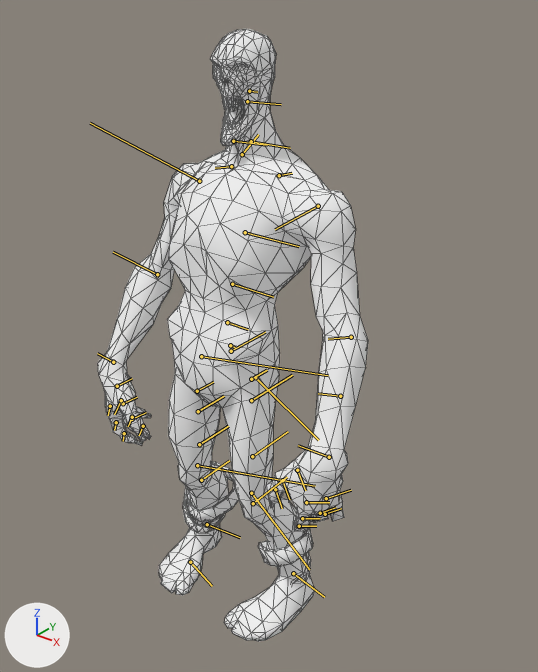
One commit to the glTF model assets/heroes/undying/models/hero.glb: the scene before it, then after it.
The view is the same before and after, from a 50 mm camera at (3.75, -3.97, 5.4) aimed at (-0.15, 0.91, 2.37). Lighting does not change. The marker at lower left points along +X, +Y and +Z. The first picture is the older version. The bones that change, and the others that lie on the model, are drawn over the model as lines. Mesh edges are drawn as thin lines.

The first picture shows 'undying.001'.
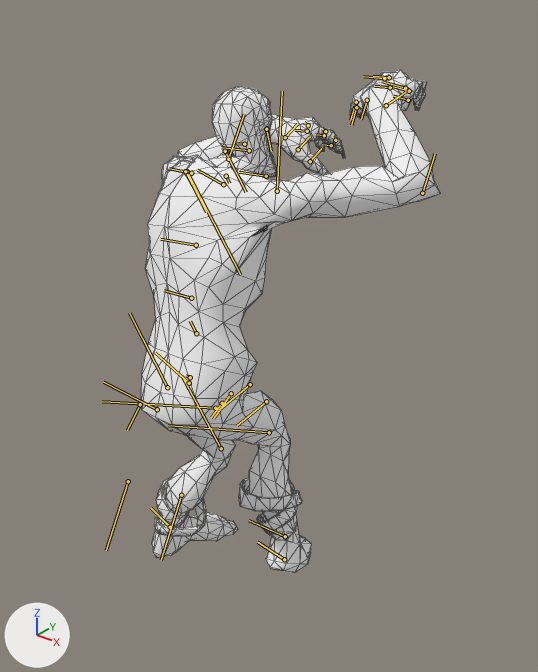
The newer file adds an action. The first version stands in its rest pose; the second is drawn at frame 24 of the action 'undying_taunt_walk_dead_fall20'.

Changed parts and their boxes [x1, y1, x2, y2] in the pictures (538 x 672 px):
'undying.001', posed (11% wider, 18% shorter)
    before: [98, 29, 368, 642]
    after: [141, 70, 441, 573]
bone 'root', root to tip
    before: (227, 322) to (248, 329)
    after: (196, 333) to (190, 321)
bone 'spine1', root to tip
    before: (232, 284) to (273, 297)
    after: (191, 298) to (164, 290)
bone 'clavicle_R', root to tip
    before: (231, 166) to (215, 168)
    after: (226, 176) to (229, 183)
bone 'bicep_R', root to tip
    before: (199, 181) to (90, 123)
    after: (277, 191) to (282, 91)
bone 'elbow_R', root to tip
    before: (157, 274) to (113, 252)
    after: (422, 193) to (435, 153)
bone 'wrist_R', root to tip
    before: (113, 362) to (97, 353)
    after: (386, 105) to (410, 89)
bone 'Thumb_0_R', root to tip
    before: (117, 386) to (132, 378)
    after: (367, 100) to (361, 119)
bone 'Thumb_1_R', root to tip
    before: (123, 403) to (137, 397)
    after: (356, 102) to (350, 120)
bone 'Mid_0_R', root to tip
    before: (121, 400) to (114, 414)
    after: (405, 88) to (382, 81)
bone 'Mid_1_R', root to tip
    before: (132, 417) to (128, 426)
    after: (409, 91) to (393, 86)
bone 'Index_0_R', root to tip
    before: (110, 406) to (108, 415)
    after: (384, 78) to (363, 76)
bone 'Index_1_R', root to tip
    before: (116, 422) to (114, 430)
    after: (389, 77) to (373, 76)
bone 'Index_2_R', root to tip
    before: (124, 433) to (123, 441)
    after: (390, 87) to (374, 86)
bone 'clavicle_L', root to tip
    before: (279, 175) to (292, 173)
    after: (191, 173) to (169, 168)
bone 'bicep_L', root to tip
    before: (318, 206) to (275, 229)
    after: (187, 171) to (240, 274)
bone 'elbow_L', root to tip
    before: (351, 337) to (328, 339)
    after: (185, 171) to (206, 212)
bone 'wrist_L', root to tip
    before: (329, 457) to (298, 445)
    after: (266, 129) to (271, 151)
bone 'Index_0_L', root to tip
    before: (306, 502) to (329, 502)
    after: (308, 125) to (304, 122)
bone 'Mid_0_L', root to tip
    before: (326, 498) to (351, 490)
    after: (307, 131) to (295, 130)
bone 'Thumb_0_L', root to tip
    before: (297, 470) to (305, 490)
    after: (285, 137) to (297, 124)
bone 'neck1', root to tip
    before: (251, 141) to (290, 148)
    after: (223, 184) to (197, 170)
bone 'head', root to tip
    before: (249, 91) to (257, 92)
    after: (244, 144) to (237, 143)
bone 'jaw_01', root to tip
    before: (247, 101) to (281, 104)
    after: (249, 150) to (221, 147)
bone 'hip1_0', root to tip
    before: (230, 345) to (235, 347)
    after: (190, 377) to (186, 375)
bone 'thigh_R', root to tip
    before: (201, 356) to (328, 375)
    after: (215, 408) to (102, 401)
bone 'knee_R', root to tip
    before: (197, 465) to (315, 486)
    after: (269, 432) to (168, 425)
bone 'ankle_R', root to tip
    before: (207, 524) to (240, 537)
    after: (285, 536) to (249, 520)
bone 'toeBase_R', root to tip
    before: (190, 562) to (212, 586)
    after: (284, 559) to (257, 542)
bone 'thigh_L', root to tip
    before: (255, 377) to (318, 440)
    after: (167, 387) to (129, 313)
bone 'knee_L', root to tip
    before: (251, 493) to (309, 569)
    after: (221, 448) to (182, 376)
bone 'ankle_L', root to tip
    before: (293, 573) to (324, 597)
    after: (170, 527) to (150, 507)
bone 'back_cloth_R0C0', root to tip
    before: (231, 351) to (265, 332)
    after: (189, 383) to (155, 352)
bone 'back_cloth_R1C0', root to tip
    before: (251, 379) to (267, 370)
    after: (140, 404) to (127, 430)
bone 'back_cloth_R2C0', root to tip
    before: (251, 400) to (292, 375)
    after: (157, 409) to (103, 382)
bone 'back_cloth_R3C0', root to tip
    before: (252, 456) to (288, 431)
    after: (128, 481) to (106, 550)
bone 'fr_cloth_R0C0', root to tip
    before: (197, 391) to (213, 382)
    after: (222, 403) to (211, 417)

The change in detail:
Bone 'root' (bone_root) moves from (0.0, 0.0, 0.0) to (0.274, -0.089, -0.025).
Bone 'root' (bone_root) turns from (0, 0, 0) to (4, 17, 149) degrees about its own x, y and z.
Bone 'spine1' (bone_spine1) moves from (0.0, 0.0, 0.0) to (-0.079, 0.158, 0.029).
Bone 'spine1' (bone_spine1) turns from (0, 0, 0) to (23, 16, 18) degrees about its own x, y and z.
Bone 'clavicle_R' (bone_clavicle_r) moves from (0.0, 0.0, 0.0) to (0.018, -0.032, -0.06).
Bone 'clavicle_R' (bone_clavicle_r) turns from (0, 0, 0) to (20, -18, -49) degrees about its own x, y and z.
Bone 'bicep_R' (bone_bicep_r) turns from (0, 0, 0) to (-83, -24, -53) degrees about its own x, y and z.
Bone 'elbow_R' (bone_elbow_r) moves from (0.0, 0.0, 0.0) to (-0.086, 0.0, -0.044).
Bone 'elbow_R' (bone_elbow_r) turns from (0, 0, 0) to (0, 77, 0) degrees about its own x, y and z.
Bone 'wrist_R' (bone_wrist_r) turns from (0, 0, 0) to (3, -11, -25) degrees about its own x, y and z.
Bone 'Thumb_0_R' (bone_thumb_0_r) turns from (0, 0, 0) to (0, -14, -19) degrees about its own x, y and z.
Bone 'Thumb_1_R' (bone_thumb_1_r) turns from (0, 0, 0) to (0, 15, 0) degrees about its own x, y and z.
Bone 'Mid_0_R' (bone_mid_0_r) turns from (0, 0, 0) to (7, 10, -11) degrees about its own x, y and z.
Bone 'Mid_1_R' (bone_mid_1_r) turns from (0, 0, 0) to (0, 10, 0) degrees about its own x, y and z.
Bone 'Index_0_R' (bone_index_0_r) turns from (0, 0, 0) to (-2, 9, -8) degrees about its own x, y and z.
Bone 'Index_1_R' (bone_index_1_r) turns from (0, 0, 0) to (0, 23, 0) degrees about its own x, y and z.
Bone 'Index_2_R' (bone_index_2_r) turns from (0, 0, 0) to (0, -16, 0) degrees about its own x, y and z.
Bone 'clavicle_L' (bone_clavicle_l) moves from (0.0, 0.0, 0.0) to (-0.036, 0.038, 0.064).
Bone 'clavicle_L' (bone_clavicle_l) turns from (0, 0, 0) to (3, -32, -34) degrees about its own x, y and z.
Bone 'bicep_L' (bone_bicep_l) turns from (0, 0, 0) to (-62, -19, -34) degrees about its own x, y and z.
Bone 'elbow_L' (bone_elbow_l) turns from (0, 0, 0) to (0, 75, 0) degrees about its own x, y and z.
Bone 'wrist_L' (bone_wrist_l) turns from (0, 0, 0) to (5, 3, 0) degrees about its own x, y and z.
Bone 'Index_0_L' (bone_index_0_l) turns from (0, 0, 0) to (0, 8, 1) degrees about its own x, y and z.
Bone 'Mid_0_L' (bone_mid_0_l) turns from (0, 0, 0) to (2, -3, 13) degrees about its own x, y and z.
Bone 'Thumb_0_L' (bone_thumb_0_l) turns from (0, 0, 0) to (0, 4, -17) degrees about its own x, y and z.
Bone 'neck1' (bone_neck1) moves from (0.0, 0.0, 0.0) to (-0.152, 0.032, -0.124).
Bone 'neck1' (bone_neck1) turns from (0, 0, 0) to (10, -4, -14) degrees about its own x, y and z.
Bone 'head' (bone_head) moves from (0.0, 0.0, 0.0) to (0.047, 0.074, -0.011).
Bone 'head' (bone_head) turns from (0, 0, 0) to (-22, -48, 19) degrees about its own x, y and z.
Bone 'jaw_01' (bone_jaw_01) turns from (0, 0, 0) to (0, 13, 0) degrees about its own x, y and z.
Bone 'hip1_0' (bone_hip1_0) moves from (0.0, 0.0, 0.0) to (0.056, -0.072, -0.155).
Bone 'hip1_0' (bone_hip1_0) turns from (0, 0, 0) to (-16, 5, 23) degrees about its own x, y and z.
Bone 'thigh_R' (bone_thigh_r) turns from (0, 0, 0) to (-18, -63, 25) degrees about its own x, y and z.
Bone 'knee_R' (bone_knee_r) turns from (0, 0, 0) to (0, 27, 0) degrees about its own x, y and z.
Bone 'ankle_R' (bone_ankle_r) moves from (0.0, 0.0, 0.0) to (-0.017, -0.008, 0.046).
Bone 'ankle_R' (bone_ankle_r) turns from (0, 0, 0) to (-5, 57, -18) degrees about its own x, y and z.
Bone 'toeBase_R' (bone_toebase_r) turns from (0, 0, 0) to (2, -38, -5) degrees about its own x, y and z.
Bone 'thigh_L' (bone_thigh_l) turns from (0, 0, 0) to (-13, -39, 30) degrees about its own x, y and z.
Bone 'knee_L' (bone_knee_l) moves from (0.0, 0.0, 0.0) to (0.007, 0.0, 0.003).
Bone 'knee_L' (bone_knee_l) turns from (0, 0, 0) to (0, 32, 0) degrees about its own x, y and z.
Bone 'ankle_L' (bone_ankle_l) moves from (0.0, 0.0, 0.0) to (0.003, 0.001, -0.007).
Bone 'ankle_L' (bone_ankle_l) turns from (0, 0, 0) to (-5, -3, -14) degrees about its own x, y and z.
Bone 'back_cloth_R0C0' (bone_back_cloth_r0c0) turns from (0, 0, 0) to (3, -7, 33) degrees about its own x, y and z.
Bone 'back_cloth_R1C0' (bone_back_cloth_r1c0) turns from (0, 0, 0) to (-1, -12, -105) degrees about its own x, y and z.
Bone 'back_cloth_R2C0' (bone_back_cloth_r2c0) turns from (0, 0, 0) to (10, 12, 98) degrees about its own x, y and z.
Bone 'back_cloth_R3C0' (bone_back_cloth_r3c0) turns from (0, 0, 0) to (1, 8, -96) degrees about its own x, y and z.
Bone 'fr_cloth_R0C0' (bone_fr_cloth_r0c0) turns from (0, 0, 0) to (35, -23, -106) degrees about its own x, y and z.
